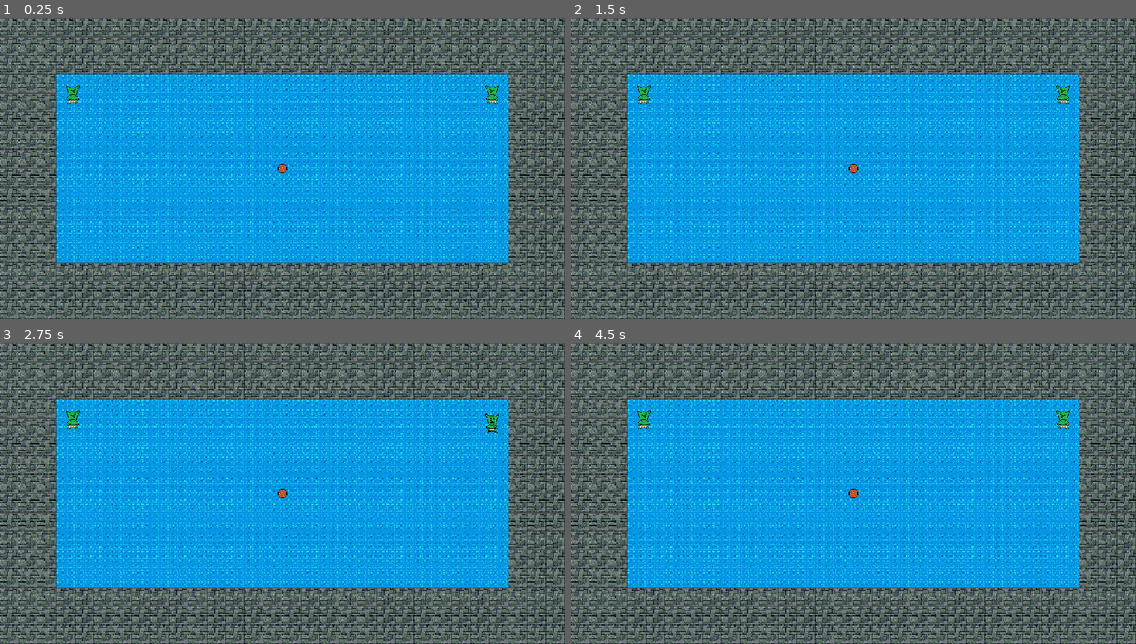
Above: before the commit, frames 1-4 (two rows, left to right).
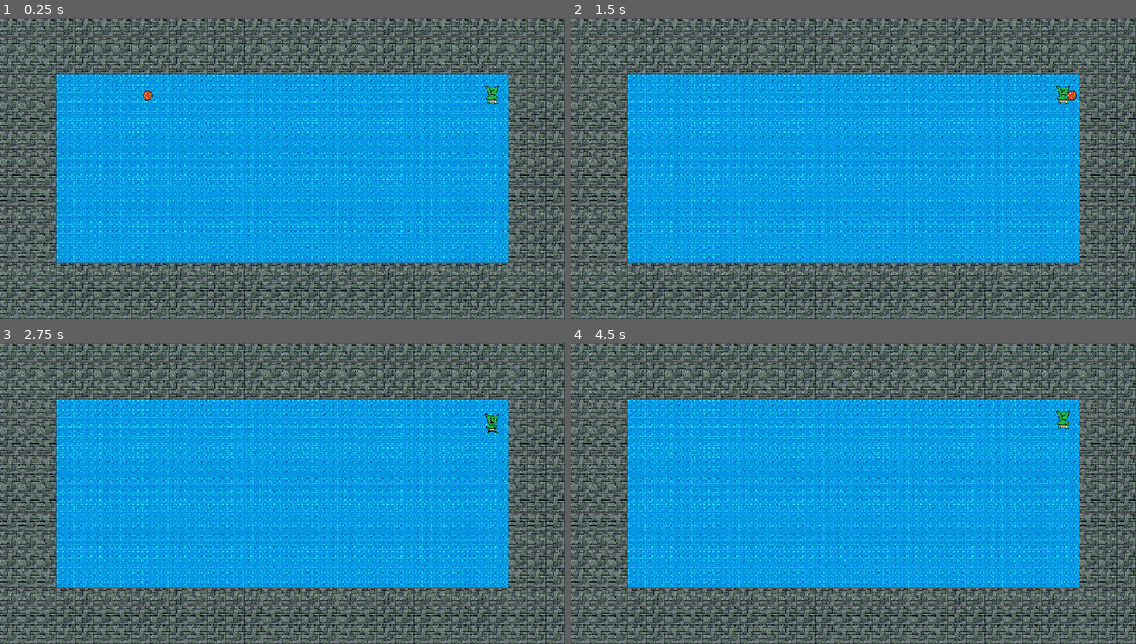
Above: after the commit, the same moments.

Repository: Zelloe/mage-frogs
Game: Godot game, scene res://scenes/game/game.tscn
Two runs of this game, one before a commit and one after it. Both use one fixed random seed, a clock stepped at 60 frames per second and the inputs below.
Inputs:
- Up to frame 1 (0.25 s): no input
- Up to frame 2 (1.5 s): hold W (p1_up) 0.53-1.28 s; tap Down (p2_down) at 0.6 s; hold S (p1_down) from 1.28 s (still down); tap Up (p2_up) at 1.35 s
- Up to frame 3 (2.75 s): tap Enter at 2 s; release S (p1_down) at 2.03 s; hold W (p1_up) from 2.03 s (still down); tap Down (p2_down) at 2.1 s
- Up to frame 4 (4.5 s): tap Space at 2.75, 4.25 s; tap Up (p2_up) at 2.85, 4.35 s; tap Enter at 3.5 s; release W (p1_up) at 3.53 s; hold S (p1_down) from 3.53 s (still down); tap Down (p2_down) at 3.6 s

The runs differ from the first frame. In frame 1, 0.2% of the frame differs, in the area x 11-51%, y 22-52%; in frame 2, 0.2%, in the area x 11-90%, y 22-52%; in frame 3, 0.1%; in frame 4, 0.1%.

Commit message:
movimento funcionando, colisao iniciada

Diff:
--- /dev/null
+++ b/scenes/game/final.tscn
@@ -0,0 +1,10 @@
+[gd_scene format=3 uid="uid://c7yslm8xo20bd"]
+
+[sub_resource type="RectangleShape2D" id="RectangleShape2D_wpnn2"]
+size = Vector2(14, 320)
+
+[node name="Area2D" type="Area2D" unique_id=151738915]
+
+[node name="CollisionShape2D" type="CollisionShape2D" parent="." unique_id=208027439]
+position = Vector2(173, -95)
+shape = SubResource("RectangleShape2D_wpnn2")
--- a/scenes/game/game.tscn
+++ b/scenes/game/game.tscn
@@ -3,21 +3,23 @@
 [ext_resource type="PackedScene" uid="uid://b282asqwi1h0e" path="res://scenes/maps/map.tscn" id="1_e2o6t"]
 [ext_resource type="PackedScene" uid="uid://48hfhgbcltuv" path="res://scenes/players/player.tscn" id="2_7h61r"]
 [ext_resource type="PackedScene" uid="uid://dclsm0xb6sbd2" path="res://scenes/spells/fire.tscn" id="3_0sr1o"]
-[ext_resource type="Script" uid="uid://cpjo6kujlgewj" path="res://scenes/players/spawn_proj.gd" id="3_kelw5"]
+[ext_resource type="PackedScene" uid="uid://x1ax2g676n5m" path="res://scenes/misc/end.tscn" id="4_kelw5"]
 
 [node name="game" type="Node2D" unique_id=2098349497]
 
 [node name="Map" parent="." unique_id=1652249334 instance=ExtResource("1_e2o6t")]
-
-[node name="P1" parent="." unique_id=2069768529 instance=ExtResource("2_7h61r")]
-position = Vector2(-357, -125)
-script = ExtResource("3_kelw5")
 
 [node name="P2" parent="." unique_id=197047010 instance=ExtResource("2_7h61r")]
 position = Vector2(357, -125)
 side = -1
 
 [node name="fogo" parent="." unique_id=1072842850 instance=ExtResource("3_0sr1o")]
-position = Vector2(-341, 21)
+position = Vector2(-349, -124)
 
 [node name="Camera2D" type="Camera2D" parent="." unique_id=1009825319]
+
+[node name="End" parent="." unique_id=1822310428 instance=ExtResource("4_kelw5")]
+position = Vector2(-379, 0)
+
+[node name="End2" parent="." unique_id=1090482719 instance=ExtResource("4_kelw5")]
+position = Vector2(381, 0)
--- /dev/null
+++ b/scenes/misc/end.tscn
@@ -0,0 +1,15 @@
+[gd_scene format=3 uid="uid://bdmb6ducxrfnl"]
+
+[sub_resource type="GDScript" id="GDScript_gj03b"]
+
+[sub_resource type="RectangleShape2D" id="RectangleShape2D_wpnn2"]
+size = Vector2(5, 320)
+
+[node name="End" type="Node2D" unique_id=1822310428]
+
+[node name="Area2D" type="Area2D" parent="." unique_id=356237567]
+monitorable = false
+script = SubResource("GDScript_gj03b")
+
+[node name="CollisionShape2D" type="CollisionShape2D" parent="Area2D" unique_id=1874026800]
+shape = SubResource("RectangleShape2D_wpnn2")
--- a/scenes/players/movement.gd
+++ b/scenes/players/movement.gd
@@ -24,3 +24,6 @@
 
 	velocity.y = move_toward(velocity.y, target_velocity, rate * delta)
 	move_and_slide()
+
+func _on_projectile_collider_body_entered(body):
+	body.destroy()
--- a/scenes/players/player.tscn
+++ b/scenes/players/player.tscn
@@ -28,6 +28,9 @@
 [sub_resource type="RectangleShape2D" id="RectangleShape2D_11fwb"]
 size = Vector2(17, 30)
 
+[sub_resource type="RectangleShape2D" id="RectangleShape2D_wpnn2"]
+size = Vector2(17, 30)
+
 [node name="CharacterBody2D" type="CharacterBody2D" unique_id=2069768529]
 script = ExtResource("1_23ycj")
 
@@ -35,6 +38,9 @@
 sprite_frames = SubResource("SpriteFrames_11fwb")
 frame_progress = 0.24353002
 
-[node name="CollisionShape2D" type="CollisionShape2D" parent="." unique_id=2126507800]
+[node name="wall_collider" type="CollisionShape2D" parent="." unique_id=2126507800]
 position = Vector2(0.5, 1)
 shape = SubResource("RectangleShape2D_11fwb")
+
+[node name="projectile_collider" type="CollisionShape2D" parent="." unique_id=1833180951]
+shape = SubResource("RectangleShape2D_wpnn2")
--- a/scenes/players/spawn_proj.gd
+++ /dev/null
@@ -1 +0,0 @@
-extends CharacterBody2D
--- a/scenes/spells/fire.gd
+++ b/scenes/spells/fire.gd
@@ -1,11 +1,17 @@
-extends CharacterBody2D
+extends Area2D
 
-@export var speed = 32
-var side: int
-var spawnpos: Vector2
+@export var speed = 8
+@export var movement: GDScript
+var direction: Vector2 = Vector2.RIGHT
 
-func _ready() -> void:
-	global_position = spawnpos
+#func _ready() -> void:
+#	if movement.side < 0:
+#		direction = Vector2.LEFT
+#	elif movement.side > 0:
+#		direction = Vector2.RIGHT
 
-func _process(delta: float) -> void:
-	velocity = Vector2(0, -speed)
+func _physics_process(delta: float) -> void:
+	position += speed * direction
+
+func destroy():
+	queue_free()
--- a/scenes/spells/fire.tscn
+++ b/scenes/spells/fire.tscn
@@ -44,13 +44,13 @@
 
 [node name="fogo" type="Node2D" unique_id=1072842850]
 
-[node name="CharacterBody2D" type="CharacterBody2D" parent="." unique_id=1116372861]
+[node name="Area2D" type="Area2D" parent="." unique_id=1663593522]
 script = ExtResource("1_n1cdk")
 
-[node name="CollisionShape2D" type="CollisionShape2D" parent="CharacterBody2D" unique_id=60401633]
+[node name="CollisionShape2D" type="CollisionShape2D" parent="Area2D" unique_id=60401633]
 shape = SubResource("CircleShape2D_11fwb")
 debug_color = Color(0, 0.6, 0.7019608, 0.41960785)
 
-[node name="AnimatedSprite2D" type="AnimatedSprite2D" parent="CharacterBody2D" unique_id=1286961829]
+[node name="AnimatedSprite2D" type="AnimatedSprite2D" parent="Area2D" unique_id=1286961829]
 sprite_frames = SubResource("SpriteFrames_myida")
 frame_progress = 0.0025164601
Not shown, added: assets/pedra.png.import
Not shown, removed: scenes/players/spawn_proj.gd.uid
